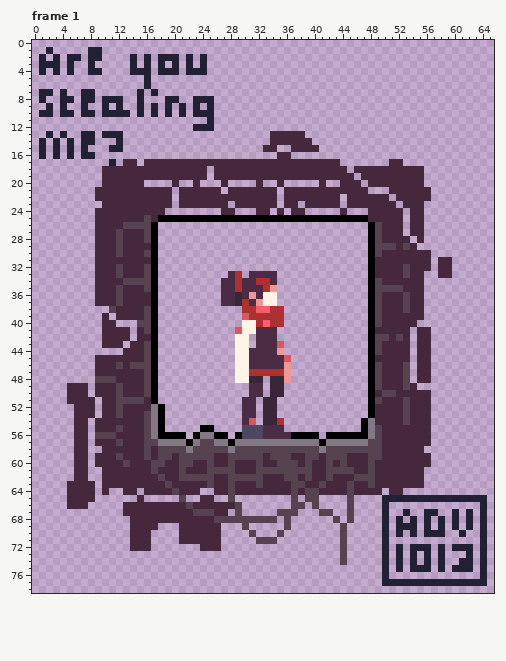
A animated GIF sprite gets an edit: landing.gif. The picture above was drawn from the file before the commit.
The file is 264x316 pixels, drawn in blocks of 4x4; one block is one cell here. Colours within 5 levels of each other are drawn and written as one. Shown: frame 1. The commit also changed other frames, which this record leaves out.
The same view after the edit:
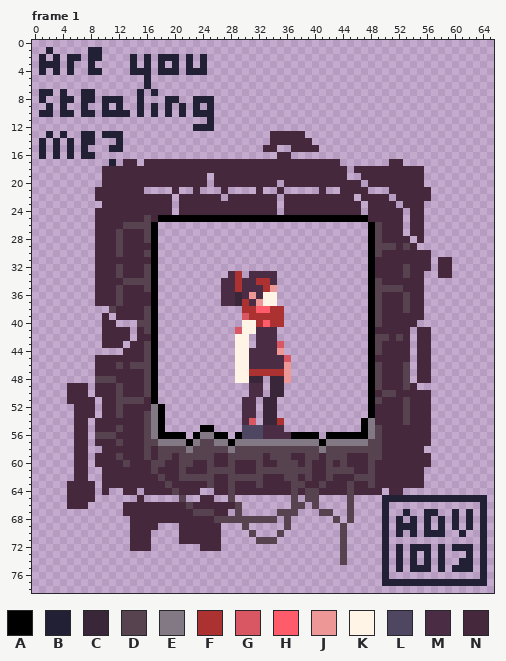
Palette (. is transparent): A #000000  B #222034  C #392639  D #574250  E #837985  F #ac3232  G #d95763  H #ff5c6b  J #ee9797  K #fff4e5  L #4f4762  M #4a2d45  N #45283c
Difference:
Frame 1:
Colour N now appears in row 18 at x 25; in row 20 at x 16 to 19, 21 to 22, 24, 26, 28 to 31, 33 to 34, 36 to 40 and 42 to 43; in row 21 at x 20, 27 and 35; in row 22 at x 44; in row 23 at x 28, 38 and 44; in row 24 at x 19, 21 to 26, 29 to 31, 34, 36, 39 to 43 and 45 to 46.
The author cleared colour N in row 19 at x 45; in row 20 at x 35; in row 21 at x 16 to 19, 21 to 22, 24 to 26, 28 to 31, 33 to 34, 36 to 40 and 42 to 43; in row 22 at x 27 and 46; in row 23 at x 47; in row 24 at x 35.
